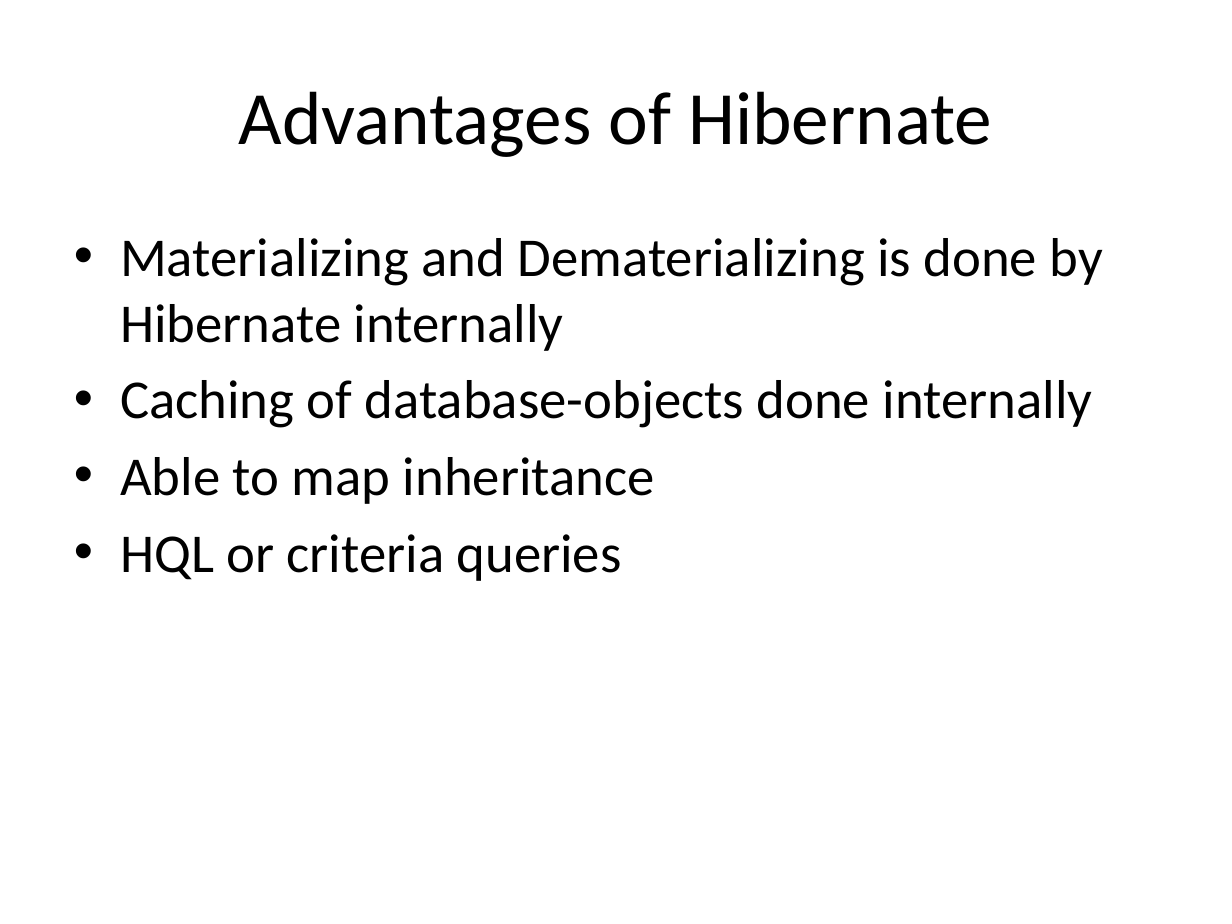
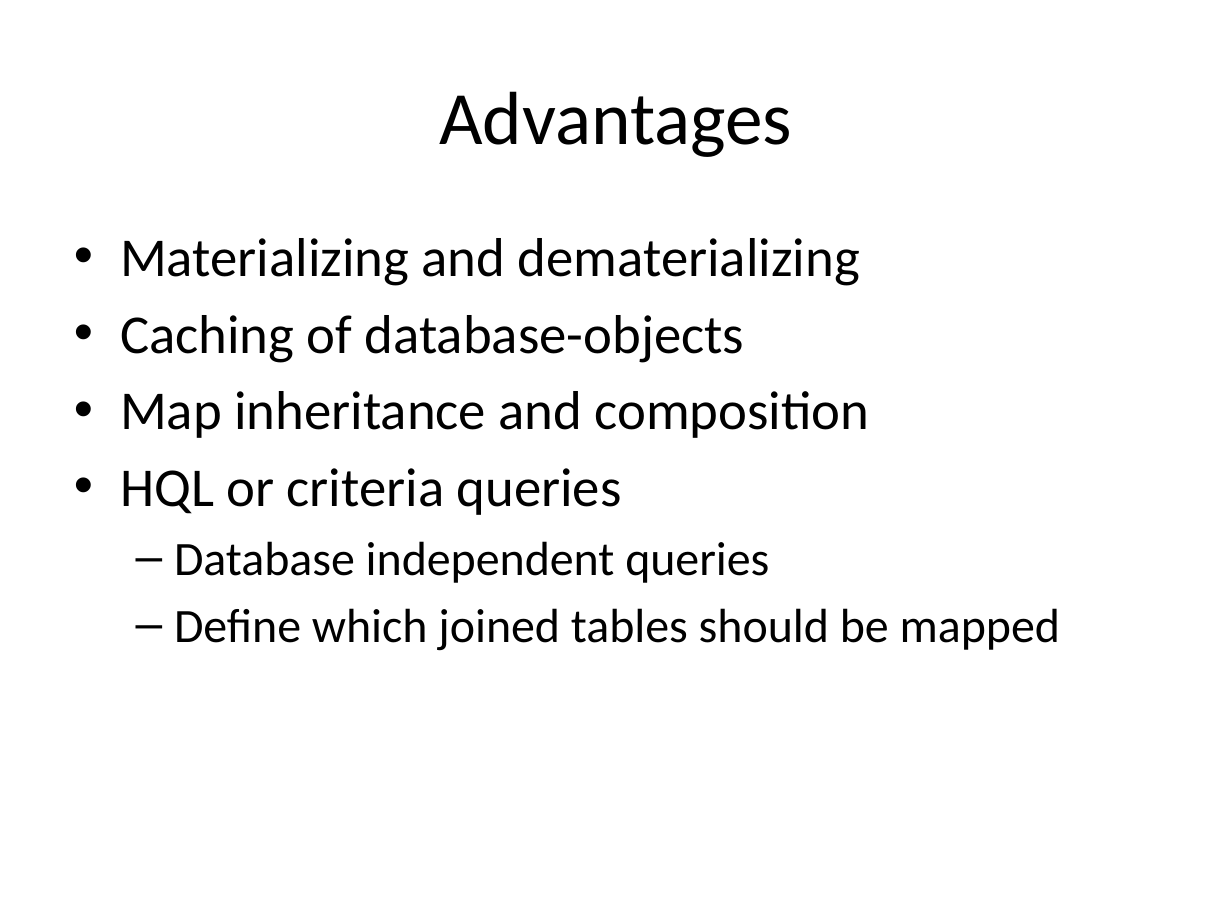
Before and after one commit to markusmo/HotelSoftware, a slide deck: slide 16 of Documentation/Praesentation/PresentationRoomanizer.pptx (slide 15 before the commit). Drawn at 1232x924 pixels with LibreOffice and Linux fonts; fonts in the diff are those of the drawing. Boxes give left, top, right and bottom in pixels: in the first picture for what was removed or moved away, otherwise in the second. Text is boxed around its words. In the diff, an @@ line names an element or a change of style, - is before the commit and + after.

```diff
--- a/Documentation/Praesentation/PresentationRoomanizer.pptx
+++ b/Documentation/Praesentation/PresentationRoomanizer.pptx
@@ title at bbox=[439, 91, 792, 157]: text changed @@
-Advantages of Hibernate
+Advantages
@@ text at bbox=[120, 238, 870, 438]: text changed @@
-• Materializing and Dematerializing is done by Hibernate internally
-• Caching of database-objects done internally
-• Able to map inheritance
+• Materializing and dematerializing
+• Caching of database-objects
+• Map inheritance and composition
@@ text at bbox=[174, 541, 1060, 651]: paragraphs added @@
+  – Database independent queries
+  – Define which joined tables should be mapped
```
Also in this commit, not shown: 8 other slides changed, 7 slides added, 3 slides removed, 15 other files.
